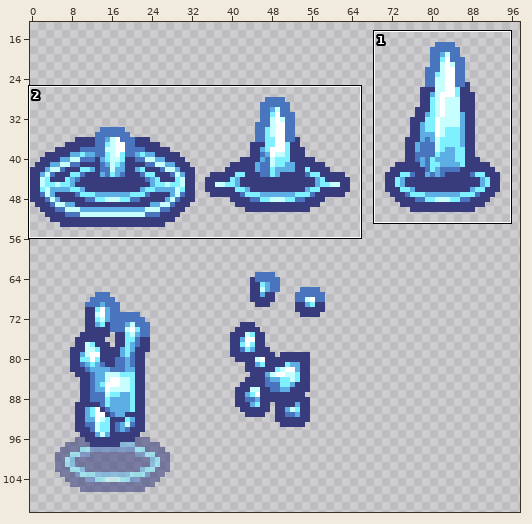
Sprite sheet, stored at Assets/Sprites/Effects/Weapon Effects/sprite_effect_cold_spear_after.png. Above, an overview of the earlier version with the close-up marked.
Close-up. Earlier state:
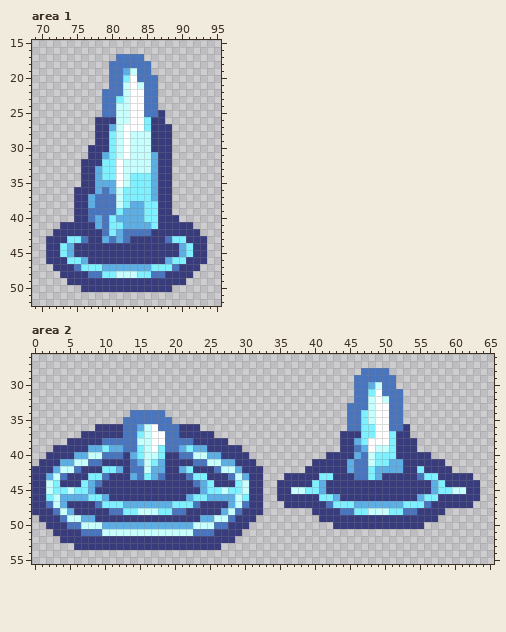
The file is 99x112 pixels. Shown: area 1: x 69..95, y 15..52; area 2: x 0..65, y 26..55. The wide view leaves out empty margins. The commit also changed other parts of the picture, which this record leaves out.
After the commit:
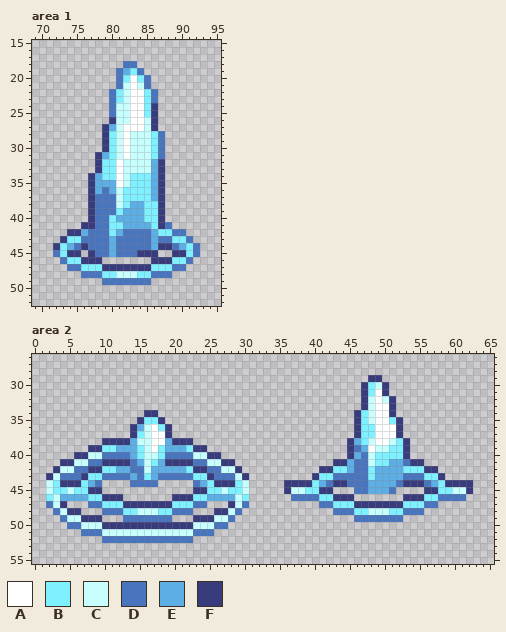
Palette (. is transparent): A #ffffff  B #7ef0ff  C #c7ffff  D #4975be  E #5caee5  F #383c7c
Change:
Changed rows in their new state; - is an unchanged pixel.
Area 1:
first column x 71:
17 ----------....---------
18 ---------..--..--------
19 ---------.--B-.--------
20 ---------.---B-.-------
21 ---------.-----.-------
22 --------.-B---B--------
23 --------.-----B--------
24 --------.-----BF-------
25 --------.-----BF.------
26 -------..-----C-.------
27 -------.------C-..-----
28 -------.-------BD.-----
29 -------.-------BD.-----
30 ------..-------BD.-----
31 ------.--------BD.-----
32 -----..----------.-----
33 -----..F---------.-----
34 -----.-----------.-----
35 -----.-----------.-----
36 ----..-----------.-----
37 ----..F----------.-----
38 ----..F----------.-----
39 ----..F----------.-----
40 ----..FD---------..----
41 --...--D---------D...--
42 -..--EDD-------EBBDD..-
43 ..----DDDED-DDDED---D..
44 .---D-DDDEDDDDDE--D--D.
45 .D-F-.-DDEDDD---..-F-D.
46 ..D--F--.......--F--D..
47 -..D----FFFFFFF----D..-
48 --...D-----------D...--
49 ---.....DDDDDDD.....---
50 -----.............-----
Area 2:
first column x 0:
28 -----------------------------------------------....-------------
29 ----------------------------------------------..FF..------------
30 ----------------------------------------------.FB-F.------------
31 ----------------------------------------------.F--F..-----------
32 ----------------------------------------------.F---F.-----------
33 ---------------------------------------------..F---F.-----------
34 --------------..FF.--------------------------.F----F.-----------
35 -------------..FBBF.-------------------------.F----BF-----------
36 ---------.....F---BF....---------------------.F----AF.----------
37 -------.......F----F......------------------..-----A-.----------
38 -----.....FFFFE----EFFF.....----------------.---C--CB-.---------
39 ---.....FF-B-EE----EE--FF.....--------------.-------B-.---------
40 --....FF-----D-----DD----FF....-----------...-------B-...-------
41 -...FF---------------------FF...--------...----------D--...-----
42 ...F---D-----E-----EE----D---F...------..--BB--------BB---..----
43 ..F--DD----DDD-----DDD----DD--F..---....---DDD----EEEDD----....-
44 ..--------....DDDD.....--------..--.------D--DDDEEEED---D------.
45 ..------F-.............-F------..--.-----F-...DDEEED....-F-----.
46 ..--------F--.......--F--------..--..DDDD--F--.......--F--DDDD..
47 ..--F...D----FFFFFFF----D...F--..---.....D----FFFFFFF----D.....-
48 ...--F-...D-----------D...-F--...-------...D-----------D...-----
49 -...---FF-...DDDDDDD...-FF---...---------.....DDDDDDD.....------
50 --...-----FFFFFFFFFFFFF-----...------------.............--------
51 ---....-------------------....----------------------------------
52 ----......DDDDDDDDDDDDD......-----------------------------------
53 ------.....................-------------------------------------
Changed places in both close-ups, as pixel boxes (x1, y1, x2, y2):
changed: (46, 54, 207, 292)
changed: (32, 368, 480, 550)
